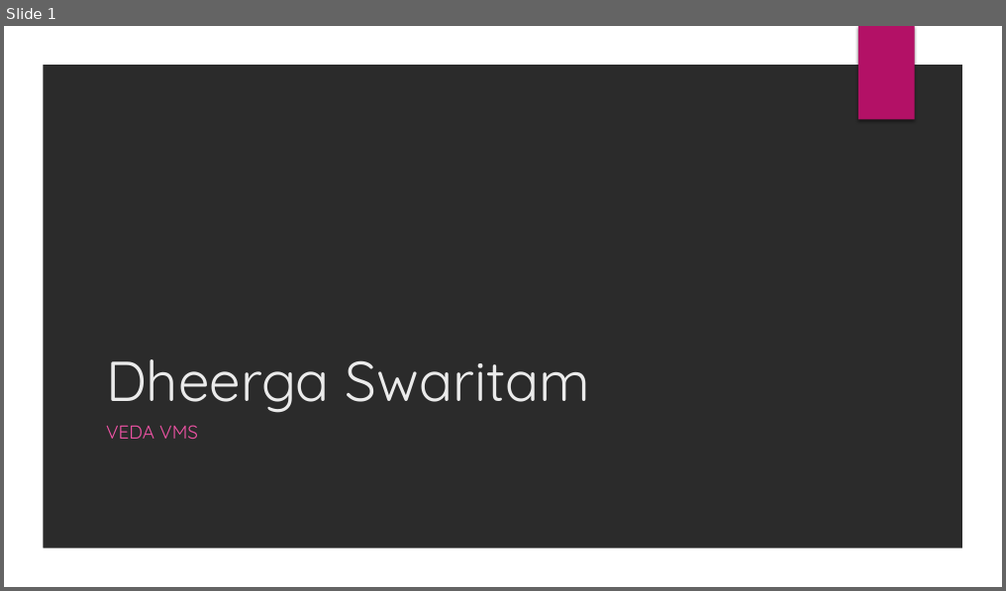
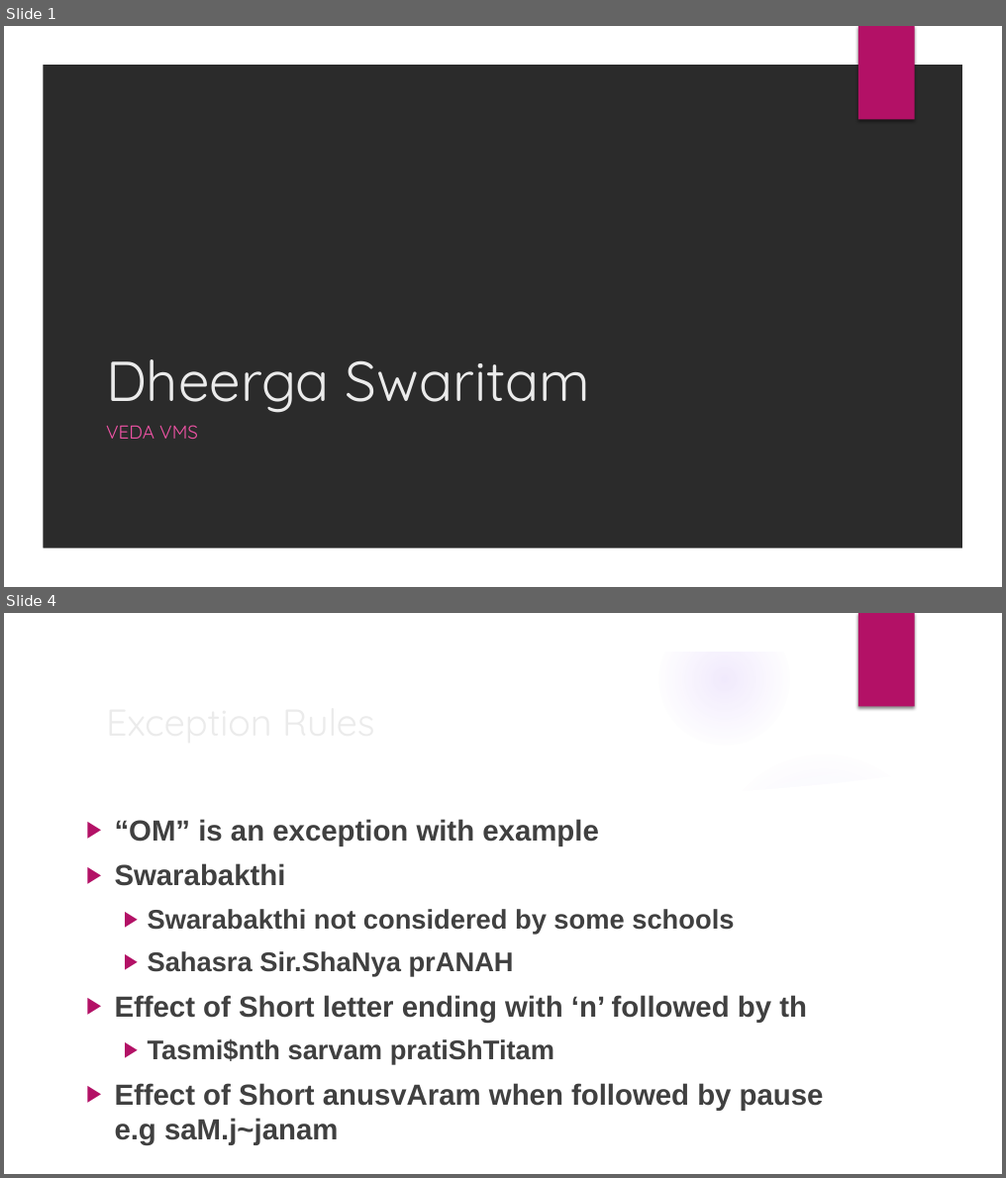
Before and after one commit to KYVeda/texts, a slide deck: Veda Lectures/Dheerga Swaritam.pptx. Shown one above the other, each under a label of ours: slide 1 before the commit, slides 1 and 4 after it; the slides between them are not shown. The pictures are 1006x591 and 1006x1178 pixels, drawn with LibreOffice and Linux fonts; fonts in the diff are those of the drawing; background and template pictures are left out; a plain dark background stands for a picture behind light text. Boxes give left, top, right and bottom in pixels: in the first picture for what was removed or moved away, otherwise in the second. Text is boxed around its words. In the diff, an @@ line names an element or a change of style, - is before the commit and + after.

```diff
--- a/Veda Lectures/Dheerga Swaritam.pptx
+++ b/Veda Lectures/Dheerga Swaritam.pptx
@@ slide 4 added at [4,613,1002,1174], background picture (left out); not listed: 2 template elements that a slide beside it also shows @@
@@ group added at [4,614,971,1174]: 5 ellipses, 2 freeform shapes @@
@@ text added at [115,819,824,1146], 28 pt, text #404040, bold @@
+▶ “OM” is an exception with example
+▶ Swarabakthi
+  ▶ Swarabakthi not considered by some schools
+  ▶ Sahasra Sir.ShaNya prANAH
+▶ Effect of Short letter ending with ‘n’ followed by th
+  ▶ Tasmi$nth sarvam pratiShTitam
+▶ Effect of Short anusvAram when followed by pause e.g saM.j~janam
@@ title added at [272,819,408,846], 36 pt, text #EBEBEB @@
+Exception Rules
```
Also in this commit, not shown: 6 other slides added, 1 slide removed, 5 other files.
